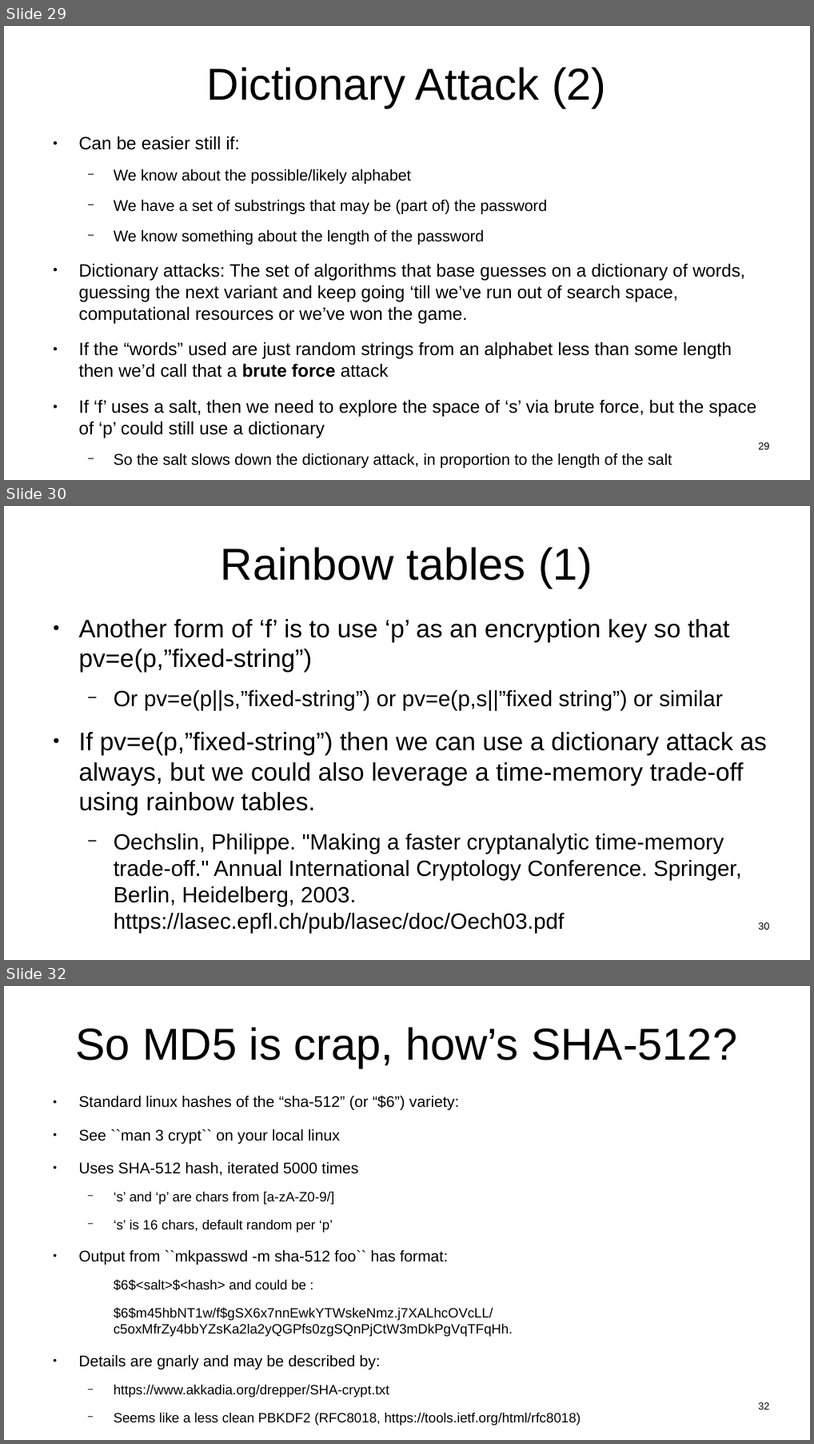
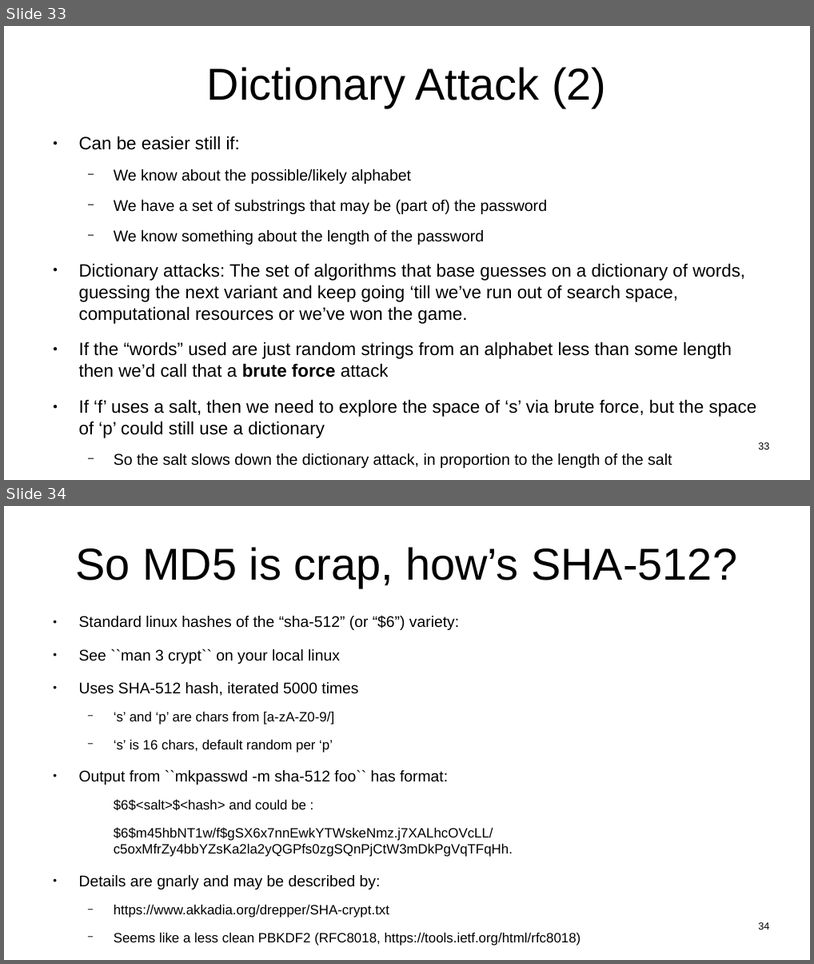
Before and after one commit to sftcd/witidtm, a slide deck: lectures/400-passwords.odp. Shown one above the other, each under a label of ours: slides 29, 30 and 32 before the commit, slides 33 and 34 after it; the slides between them are not shown. The pictures are 814x1444 and 814x964 pixels, drawn with LibreOffice and Linux fonts; fonts in the diff are those of the drawing. Boxes give left, top, right and bottom in pixels: in the first picture for what was removed or moved away, otherwise in the second. Text is boxed around its words. In the diff, an @@ line names an element or a change of style, - is before the commit and + after.

```diff
--- a/lectures/400-passwords.odp
+++ b/lectures/400-passwords.odp
@@ slide 30 removed at [4,506,810,960], background #FFFFFF @@
@@ title removed at [221,547,593,588] @@
-Rainbow tables (1)
@@ text removed at [79,619,767,932] @@
-● Another form of ‘f’ is to use ‘p’ as an encryption key so that pv=e(p,”fixed-string”)
-  − Or pv=e(p||s,”fixed-string”) or pv=e(p,s||”fixed string”) or similar
-● If pv=e(p,”fixed-string”) then we can use a dictionary attack as always, but we could also leverage a time-memory trade-off using rainbow tables.
-  − Oechslin, Philippe. "Making a faster cryptanalytic time-memory trade-off." Annual International Cryptology Conference. Springer, Berlin, Heidelberg, 2003.
-    https://lasec.epfl.ch/pub/lasec/doc/Oech03.pdf
@@ page number removed at [758,922,770,929] @@
-30
@@ what was slide 29 is now slide 33 @@
@@ page number at [758,442,770,449]: text changed @@
-29
+33
@@ what was slide 32 is now slide 34 @@
@@ page number at [758,922,770,929]: text changed @@
-32
+34
```
Also in this commit, not shown: 8 slides changed, 4 slides added, 1 other slide removed, 1 other file.
